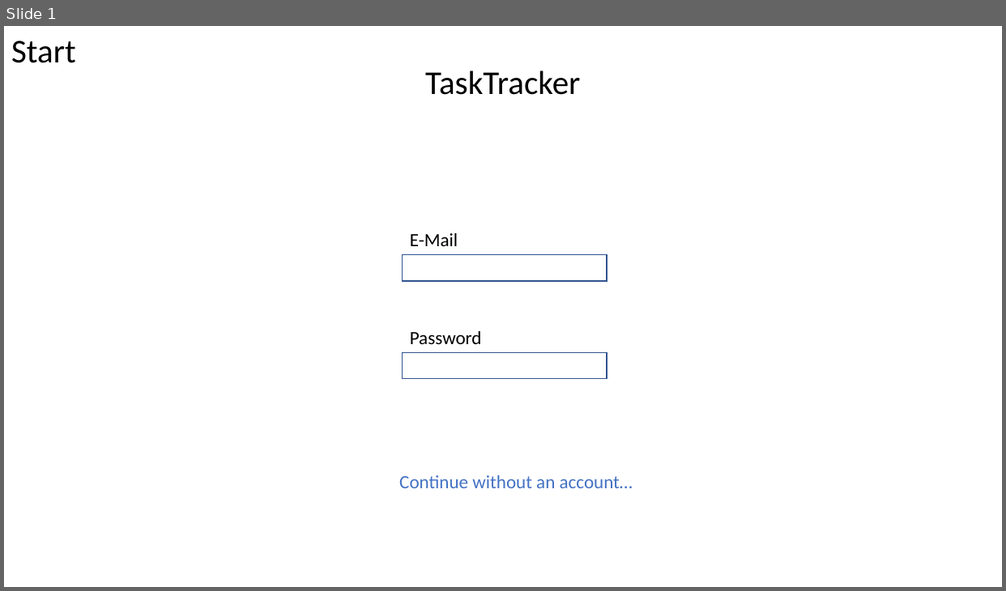
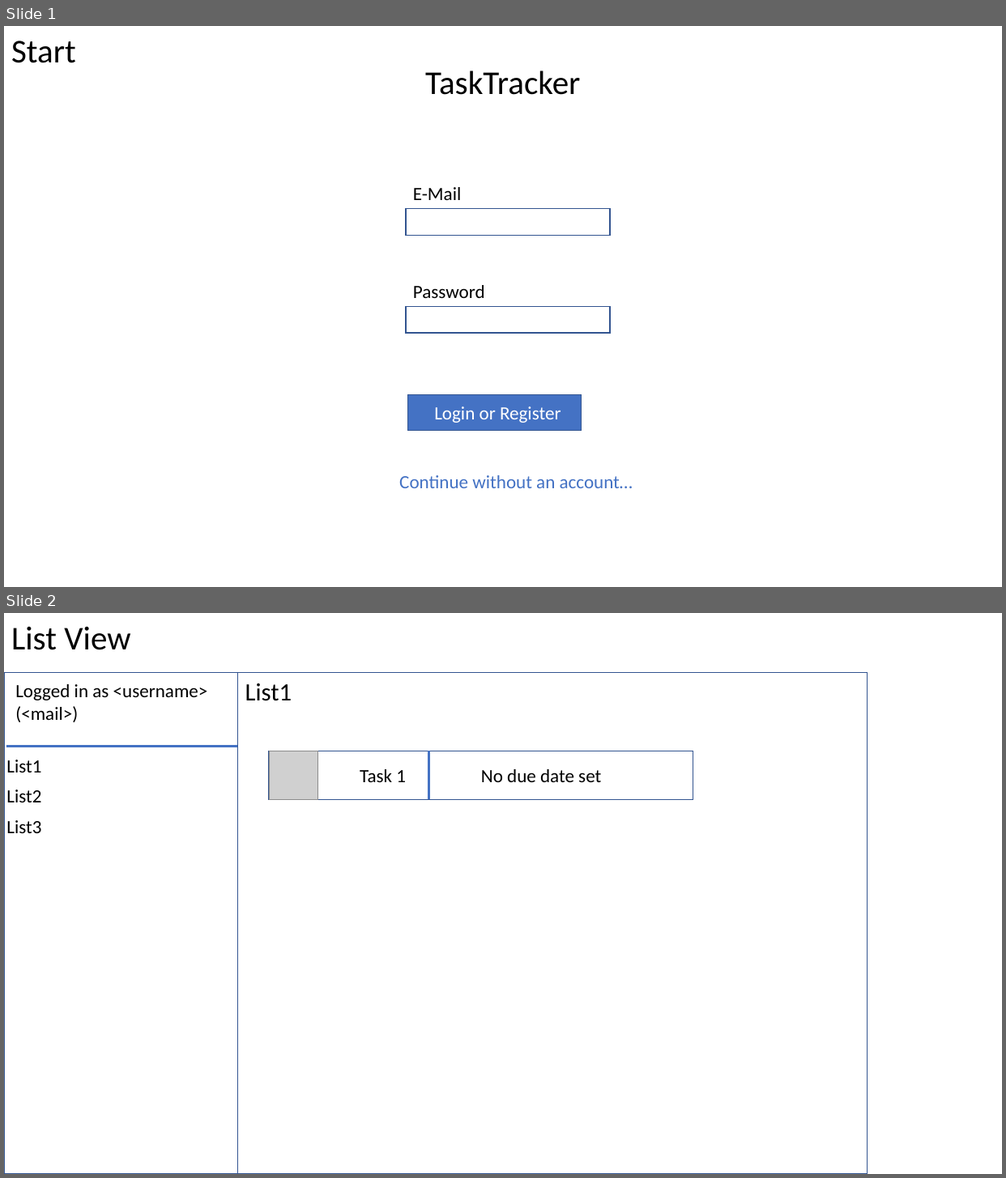
Before and after one commit to fgervasi-cell/Programmentwurf_ASE, a slide deck: mockup.pptx. Shown one above the other, each under a label of ours: slide 1 before the commit, slides 1 and 2 after it. The pictures are 1006x591 and 1006x1178 pixels, drawn with LibreOffice and Linux fonts; fonts in the diff are those of the drawing; grey boxes stand for pictures. Boxes give left, top, right and bottom in pixels: in the first picture for what was removed or moved away, otherwise in the second. Text is boxed around its words. In the diff, an @@ line names an element or a change of style, - is before the commit and + after.

```diff
--- a/mockup.pptx
+++ b/mockup.pptx
@@ slide 2 added at (x1=4, y1=613, x2=1002, y2=1174), background #FFFFFF @@
@@ text added at (x1=11, y1=626, x2=130, y2=650), 32 pt, text #000000 @@
+List View
@@ rectangle added at (x1=4, y1=672, x2=237, y2=1174), outline #325491 1 pt @@
@@ text added at (x1=15, y1=684, x2=208, y2=722), 18 pt, text #000000 @@
+Logged in as <username> (<mail>)
@@ rectangle added at (x1=237, y1=672, x2=867, y2=1174), outline #325491 1 pt @@
@@ text added at (x1=245, y1=683, x2=292, y2=701), 24 pt, text #000000 @@
+List1
@@ line added from (6, 747) to (237, 747), #4472C4 2 pt @@
@@ rectangle added at (x1=269, y1=751, x2=693, y2=799), outline #325491 1 pt @@
@@ picture added at (x1=269, y1=751, x2=317, y2=799) @@
@@ line added from (317, 751) to (317, 799), #4472C4 2 pt @@
@@ line added from (429, 751) to (429, 799), #4472C4 2 pt @@
@@ text added at (x1=6, y1=760, x2=41, y2=773), 18 pt, text #000000 @@
+List1
@@ text added at (x1=360, y1=769, x2=406, y2=782), 18 pt, text #000000 @@
+Task 1
@@ text added at (x1=481, y1=769, x2=601, y2=782), 18 pt, text #000000 @@
+No due date set
@@ text added at (x1=6, y1=790, x2=41, y2=803), 18 pt, text #000000 @@
+List2
@@ text added at (x1=6, y1=820, x2=41, y2=833), 18 pt, text #000000 @@
+List3
@@ slide 1 changed as well @@
@@ 2 texts, 2 rectangles moved together from (x1=403, y1=233, x2=607, y2=378) to (x1=406, y1=187, x2=611, y2=333) @@
@@ rectangle added at (x1=407, y1=395, x2=582, y2=430), fill #4472C4, outline #325491 1 pt @@
@@ text added at (x1=434, y1=407, x2=561, y2=423), 18 pt, text #FFFFFF @@
+Login or Register
```
Also in this commit, not shown: 1 slide removed, 17 other files.
